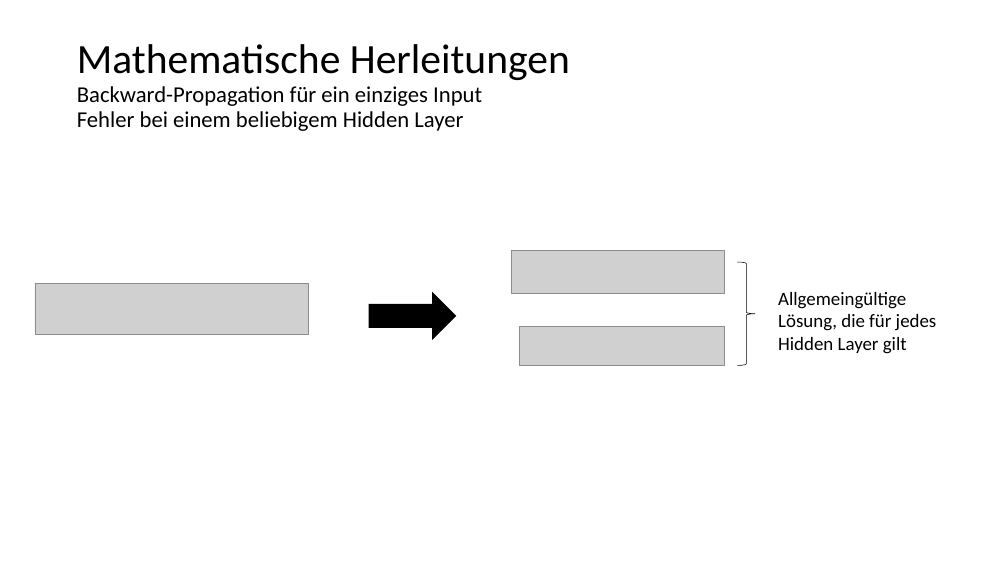
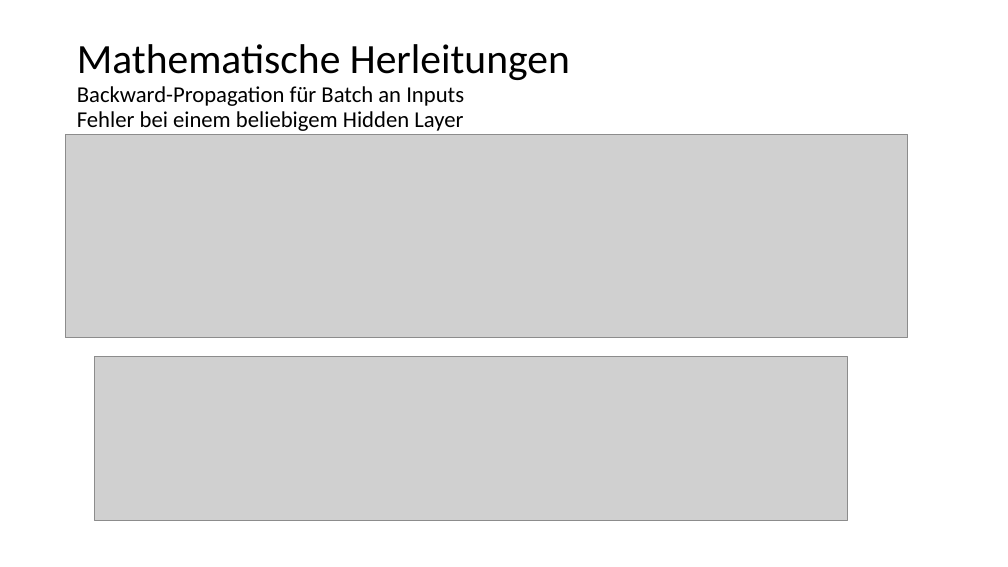
Before and after one commit to kevinsuedmersen/neural_networks_from_scratch, a slide deck: slide 13 of theory/submission/result_presentation.pptx (slide 10 before the commit). Drawn at 1008x567 pixels with LibreOffice and Linux fonts; fonts in the diff are those of the drawing; grey boxes stand for pictures. Boxes give left, top, right and bottom in pixels: in the first picture for what was removed or moved away, otherwise in the second. Text is boxed around its words. In the diff, an @@ line names an element or a change of style, - is before the commit and + after.

```diff
--- a/theory/submission/result_presentation.pptx
+++ b/theory/submission/result_presentation.pptx
@@ title at box(77, 44, 570, 131): text changed @@
-Mathematische Herleitungen
-Backward-Propagation für ein einziges Input
-Fehler bei einem beliebigem Hidden Layer
+Mathematische Herleitungen
+Backward-Propagation für Batch an Inputs
+Fehler bei einem beliebigem Hidden Layer
@@ picture added at box(65, 135, 908, 338) @@
@@ picture removed at box(511, 251, 724, 293) @@
@@ right brace removed at box(737, 262, 755, 366) @@
@@ picture removed at box(35, 284, 309, 335) @@
@@ right arrow removed at box(369, 293, 455, 340) @@
@@ text removed at box(778, 292, 937, 354) @@
-Allgemeingültige Lösung, die für jedes Hidden Layer gilt
@@ picture removed at box(520, 327, 725, 366) @@
@@ picture added at box(95, 356, 848, 520) @@
```
Also in this commit, not shown: 3 other slides changed, 4 slides added, 1 slide removed.
